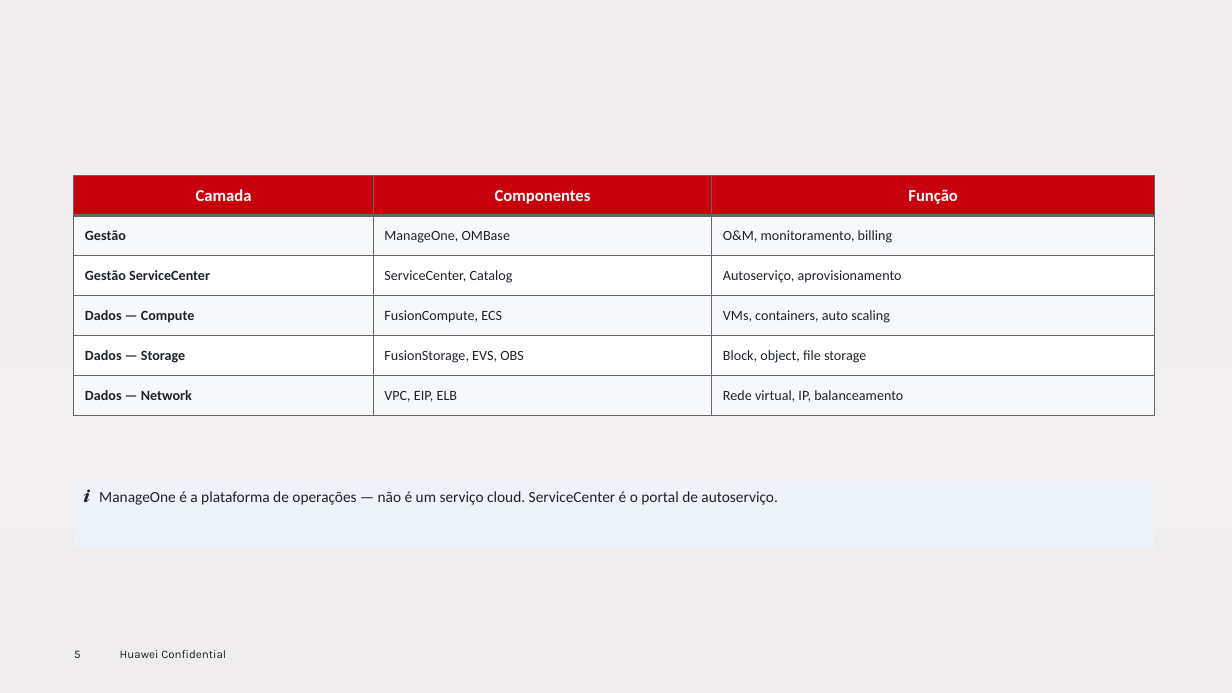
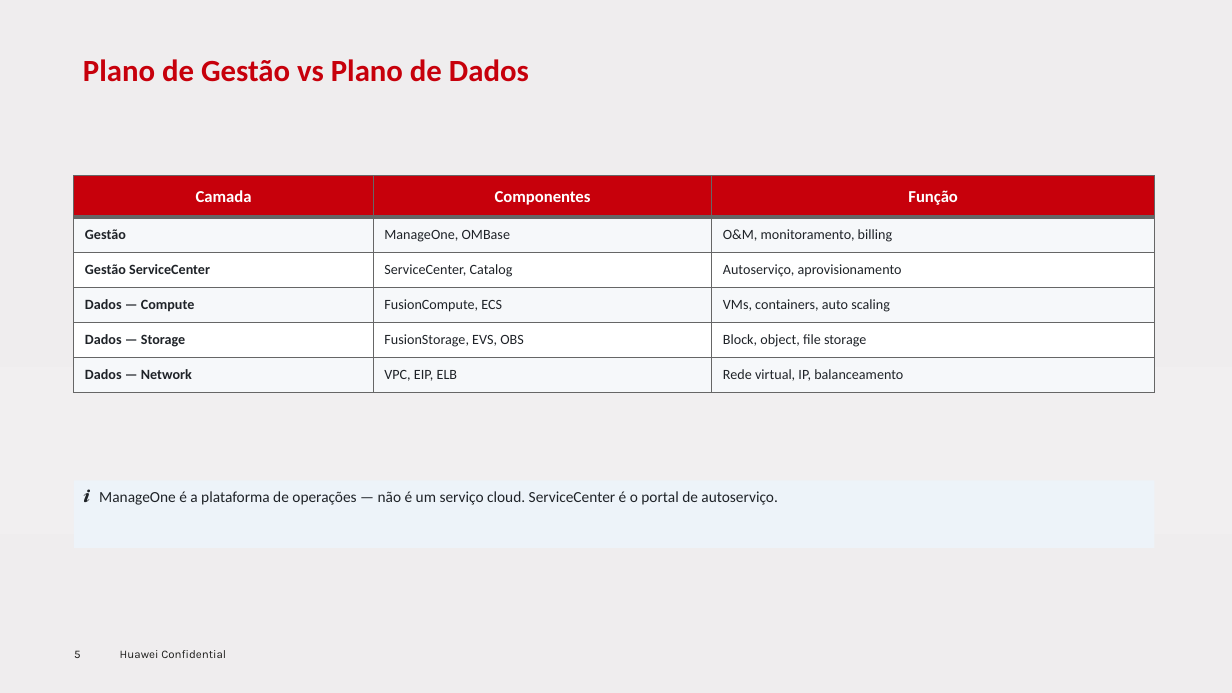
Before and after one commit to RaulMyron/Huawei-doc-templates, a slide deck: slide 5 of examples/ppt/pt-br/sample-pt-br.pptx. Drawn at 1232x693 pixels with LibreOffice and Linux fonts; fonts in the diff are those of the drawing; background and template pictures are left out. Boxes give left, top, right and bottom in pixels: in the first picture for what was removed or moved away, otherwise in the second. Text is boxed around its words. In the diff, an @@ line names an element or a change of style, - is before the commit and + after.

Commit message:
PPT: split authorship/thank-you slides, auto-fit tables, expand samples
Library (huawei_ppt.py):
- New authorship_slide() for page-2 back cover (author/version/date table,
  left half, never overlaps right-side branding)
- New thank_you_slide() for closing page; last_slide() is now a deprecated
  alias for it
- _strip_thank_you_from_last_page() removes the template's 'Thank you.'
  text box in-memory so the closing slide re-adds it explicitly
- set_title: top default 0.35 -> 0.55, now pins left to LEFT_MARGIN
- add_table: auto-fit row heights to available space, explicit row
  heights prevent auto-expansion, reduced cell margins
- Footer/content Y tuned (0.15" gap above footer)

SKILL.md: document authorship_slide, thank_you_slide; mark last_slide
deprecated; update skeleton and quick-start steps.

Samples (pt-br, en): expand Serviços chapter with per-service detail
slides (Computação, Armazenamento, Rede, BD, ...) adding an 'O Que
Verificar Primeiro' column; regenerate both decks.

```diff
--- a/examples/ppt/pt-br/sample-pt-br.pptx
+++ b/examples/ppt/pt-br/sample-pt-br.pptx
@@ title added at (83, 59, 442, 309), 24 pt, text #C7000B, bold @@
+Plano de Gestão vs Plano de Dados
@@ table: place and size @@
-table at (74, 175, 1154, 416)
+table at (74, 175, 1154, 393)
```
Also in this commit, not shown: 17 other slides changed, 7 slides added, 1 slide removed, 5 other files.
